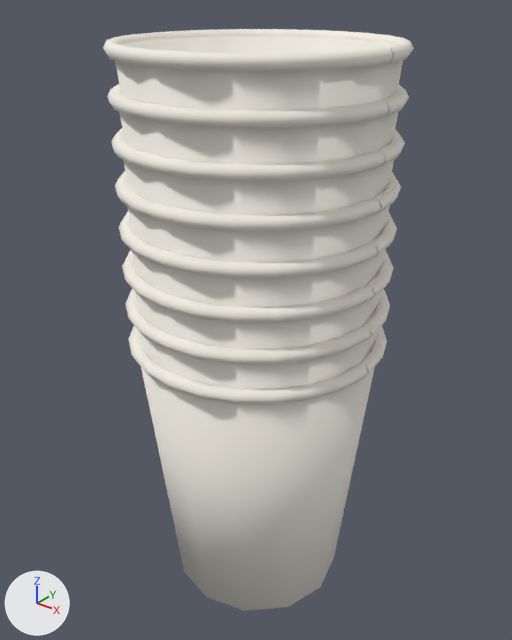
The glTF model game/props/counter/paper_cups.glb, before and after one commit.
Camera for both pictures: a camera (50 mm lens) standing at (0.248, -0.311, 0.381) and looking at (-0.004, 0.003, 0.186). The lights are fixed; the arrows at lower left show +X, +Y and +Z. The picture after the commit comes second. Where no turn or scale is listed for an object, it has been applied to the vertices. Vertices at exactly the same position are counted once.

Before the edit, the objects in view are built like this:
```python
me_paper_cups_paper_white = bpy.data.meshes.new('paper_cups_paper_white')
me_paper_cups_paper_white.from_pydata(...)  # 1600 vertices, 3072 faces; spans x -0.08..0.08, y -0.08..0.08, z 0.0..0.351
me_paper_cups_paper_white.materials.append(mat_paper_white_005)  # white #f4f0e6
ob_paper_cups_paper_white = bpy.data.objects.new('paper_cups_paper_white', me_paper_cups_paper_white)
ob_paper_cups_paper_white.location = (0.0, 0.0, 0.0)
```
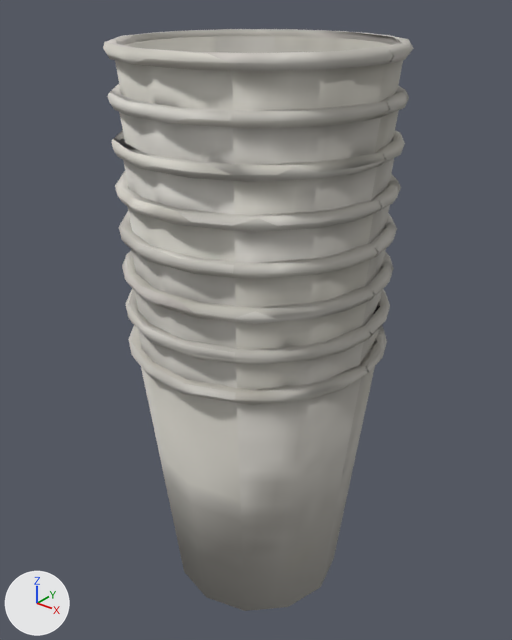
Boxes [x1, y1, x2, y2] around the edits, measured in the pictures (512 x 640 px):
part 1 of me_paper_cups_paper_white, reshaped: before [103, 29, 413, 404]; after [103, 29, 413, 405]
part 2 of me_paper_cups_paper_white, recoloured: [105, 30, 413, 395] in both

The edits, one by one:
Picture 'prop_paper_cups_felt_diffuse' (img_prop_paper_cups_felt_diffuse) is new.
Picture 'prop_paper_cups_felt_normal' (img_prop_paper_cups_felt_normal) is new.
Material 'felt.008' (mat_felt_008) is new.
Uses the picture img_prop_paper_cups_felt_diffuse.
Uses the picture img_prop_paper_cups_felt_normal.
me_paper_cups_paper_white is used by ob_paper_cups_paper_white; location (0.0, 0.0, 0.0).
me_paper_cups_paper_white had 1600 vertices, 3072 faces and spanned x -0.08..0.08, y -0.08..0.08, z 0.0..0.351.
me_paper_cups_paper_white now has 1298 vertices, 2500 faces and spans x -0.08..0.08, y -0.08..0.08, z 0.0..0.352.
me_paper_cups_paper_white part 1: 14 vertices moved from x 0.037..0.074, y -0.064..0.019, z 0.183..0.351 to x 0.045..0.073, y -0.059..0.028, z 0.182..0.351; 574 vertices removed from x -0.078..0.078, y -0.078..0.078, z 0.0..0.351; 272 vertices added at x -0.078..0.075, y -0.078..0.078, z 0.176..0.352.
me_paper_cups_paper_white part 2: 286 faces spanning x -0.08..0.08, y -0.08..0.08, z 0.177..0.351 switch from mat_paper_white_005 (white #f4f0e6) to mat_felt_008.
